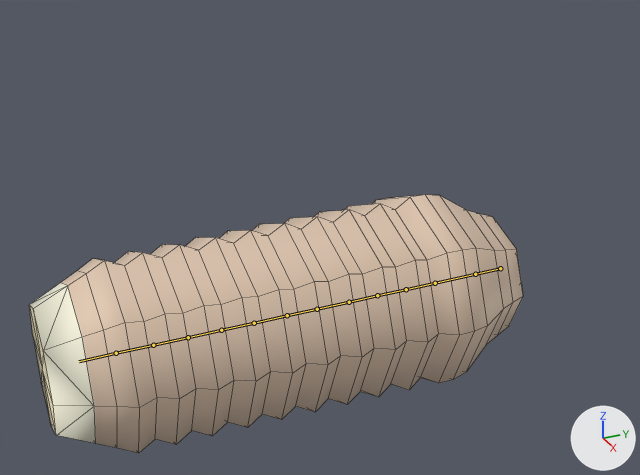
Before and after pictures for a commit that changed the Blender file models/units/Palms/SandLarva/SandLarva.blend.
Rendered twice from a 50 mm lens placed at (1.067, -0.424, 0.802), pointed at (-0.019, 0.064, 0.259). Every picture has the same lights, and +X, +Y and +Z are marked at lower right. The first picture is the older version. The bones that bend it are drawn over the model as lines. Mesh edges are drawn as thin lines.

Names of what the first picture shows: 'SandLarva'.
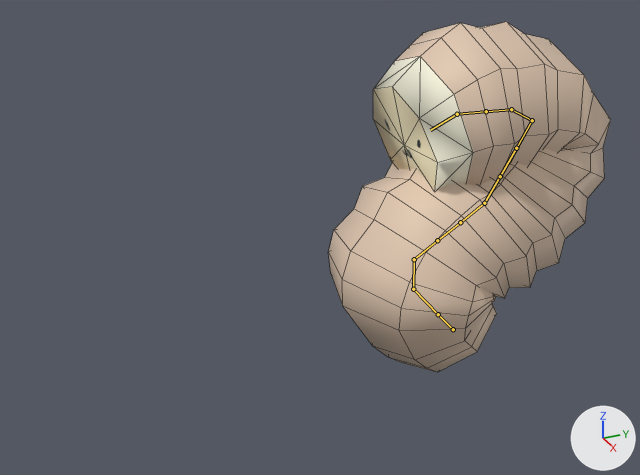
The newer file adds an action. The first version stands in its rest pose; the second is drawn at frame 19 of the action 'Attack'.

Where the change shows, as pixel boxes (x1, y1, x2, y2) in the pictures (640 x 475 px):
'SandLarva', posed (43% narrower, 36% taller)
    before: (29, 195, 523, 453)
    after: (329, 22, 611, 372)
bone 'Root', root to tip
    before: (500, 268) to (475, 274)
    after: (453, 329) to (438, 314)
bone 'Back2', root to tip
    before: (435, 283) to (406, 289)
    after: (413, 289) to (414, 259)
bone 'Back3', root to tip
    before: (406, 289) to (377, 295)
    after: (414, 259) to (437, 240)
bone 'Back6', root to tip
    before: (317, 309) to (287, 315)
    after: (484, 203) to (500, 176)
bone 'Back9', root to tip
    before: (221, 330) to (188, 337)
    after: (532, 120) to (511, 109)
bone 'Back10', root to tip
    before: (188, 337) to (153, 345)
    after: (511, 109) to (486, 111)
bone 'Back12', root to tip
    before: (116, 353) to (79, 361)
    after: (457, 114) to (430, 130)

What the commit changed:
Bone 'Root' (bone_root) moves from (0.0, 0.0, 0.0) to (-0.01, 0.078, 0.101).
Bone 'Root' (bone_root) turns from (0, 0, 0) to (-50, -1, -1) degrees about its own x, y and z.
Bone 'Back2' (bone_back2) turns from (0, 0, 0) to (-39, 2, 1) degrees about its own x, y and z.
Bone 'Back3' (bone_back3) turns from (0, 0, 0) to (-67, 4, 0) degrees about its own x, y and z.
Bone 'Back6' (bone_back6) turns from (0, 0, 0) to (29, -1, -1) degrees about its own x, y and z.
Bone 'Back9' (bone_back9) turns from (0, 0, 0) to (96, -1, -6) degrees about its own x, y and z.
Bone 'Back10' (bone_back10) turns from (0, 0, 0) to (26, -1, -1) degrees about its own x, y and z.
Bone 'Back12' (bone_back12) turns from (0, 0, 0) to (26, -1, -1) degrees about its own x, y and z.
